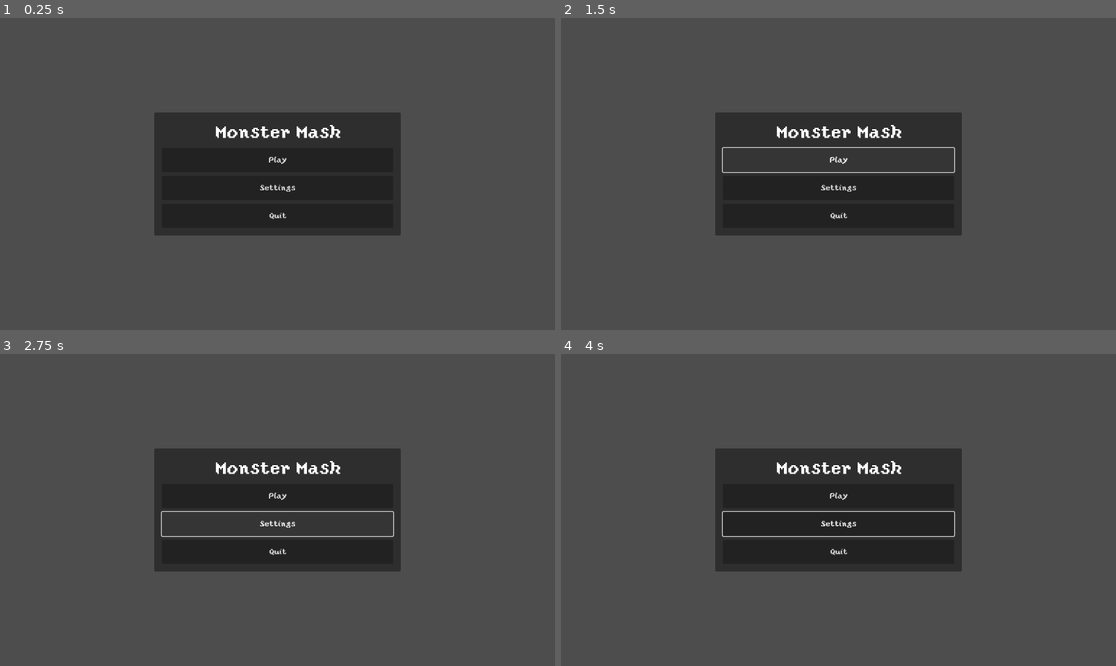
Above: before the commit, frames 1-4 (two rows, left to right).
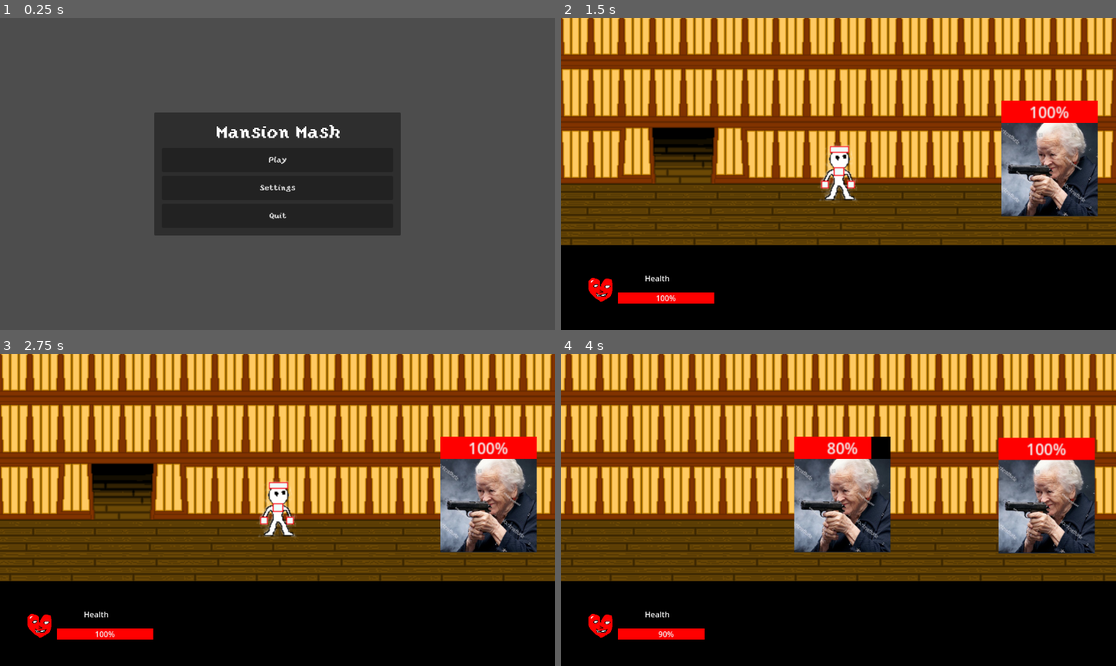
Above: after the commit, the same moments.

Repository: tharmoth/MansionMash
Game: Godot game, scene res://Scenes/Main.tscn
The game is run twice, just before and just after one commit, with the same random seed, the same clock (stepped at 60 frames per second) and the same inputs.
Inputs (mouse positions are in pixels of both pictures, inside the frame that each line leads up to):
- Up to frame 1 (0.25 s): no input
- Up to frame 2 (1.5 s): click "Play" at 0.5 s; click (838, 161) at 1.25 s, where only the run before the commit has a clickable "Play"
- Up to frame 3 (2.75 s): click (277, 522) at 2 s, where only the run before the commit has a clickable "Settings"
- Up to frame 4 (4 s): move the mouse to (960, 494) at 2.77 s; hold Right (ui_right) 2.78-3.5 s; click (960, 494) at 2.92 s; drag from (727, 525) to (810, 572) at 3.52 s

The runs differ from the first frame. In frame 1, 0.3% of the frame differs, in the area x 38-62%, y 34-39%; in frame 2, 100%, in the area x 0-100%, y 0-100%; in frame 3, 100%; in frame 4, 99%.
Error before the commit: Attempt to call function 'play' in base 'null instance' on a null instance. (res://Scenes/GUI.gd:14)

Commit message:
fixed merge issues

Diff:
--- a/Scenes/GUI.tscn
+++ b/Scenes/GUI.tscn
@@ -1,7 +1,8 @@
-[gd_scene load_steps=3 format=3 uid="uid://cggaresjve3kx"]
+[gd_scene load_steps=4 format=3 uid="uid://b245rn6c44dps"]
 
 [ext_resource type="FontFile" uid="uid://db42tov38et3d" path="res://menu/yoster.ttf" id="1_nvgox"]
 [ext_resource type="Script" path="res://Scenes/GUI.gd" id="1_nyw3r"]
+[ext_resource type="AudioStream" uid="uid://dyjx4taph7v44" path="res://menu/pickupCoin.wav" id="3_dg058"]
 
 [node name="GUI" type="Control"]
 layout_mode = 3
@@ -70,7 +71,7 @@
 size_flags_vertical = 3
 theme_override_fonts/font = ExtResource("1_nvgox")
 theme_override_font_sizes/font_size = 36
-text = "Monster Mash"
+text = "Mansion Mash"
 horizontal_alignment = 1
 vertical_alignment = 1
 
@@ -92,5 +93,8 @@
 theme_override_fonts/font = ExtResource("1_nvgox")
 text = "Quit"
 
+[node name="Buttonsfx" type="AudioStreamPlayer" parent="."]
+stream = ExtResource("3_dg058")
+
 [connection signal="pressed" from="CanvasLayer/Control/CenterContainer/PanelContainer/MarginContainer/VBoxContainer/ButtonPlay" to="." method="_on_button_play_pressed"]
 [connection signal="pressed" from="CanvasLayer/Control/CenterContainer/PanelContainer/MarginContainer/VBoxContainer/Button3Quit" to="." method="_on_button_3_quit_pressed"]
